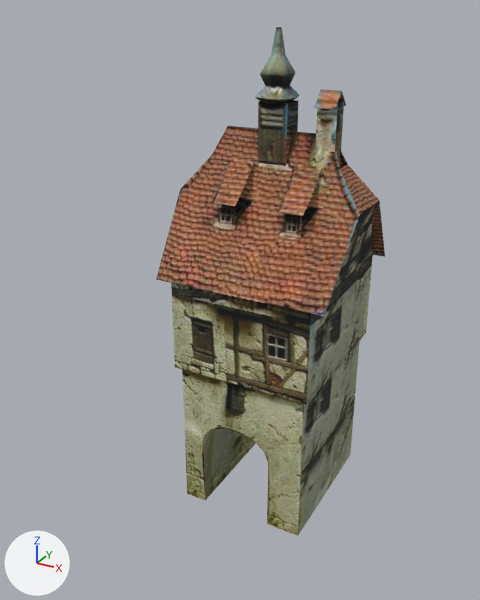
The glTF model guild-wars-web/resources/Models/t1.glb, before and after one commit.
Before and after are seen from a 50 mm camera at (2.56, -4.6, 4.63) aimed at (-0.11, 0.25, 2.2). The axes (+X, +Y, +Z) are drawn at lower left. The lights are the same throughout. The picture after the commit comes second. Vertices at exactly the same position are counted once.

The older version as bpy lines, for what is in view:
```python
me_plane_028 = bpy.data.meshes.new('Plane.028')
me_plane_028.from_pydata(...)  # 168 vertices, 206 faces; spans x -0.86..0.88, y -0.07..1.5, z 0.0..4.48
me_plane_028.materials.append(mat_h17)  # picture img_t3
ob_t3 = bpy.data.objects.new('t3', me_plane_028)
ob_t3.location = (0.0, 0.0, 0.0)
```
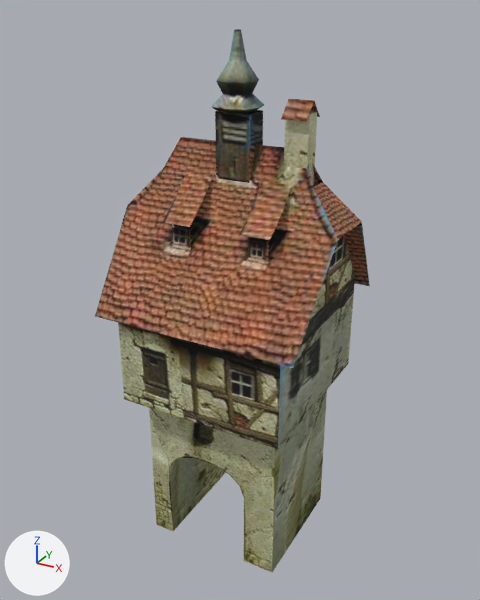
Pixel boxes (x1, y1, x2, y2) of what changed, in the pictures (480 x 600 px; the box of a moved part takes in the faces that stretch with it):
't3', reshaped (20% wider, 7% taller): before (156, 27, 385, 536); after (95, 29, 370, 572)
part 1 of me_plane_028, moved or reshaped: before (220, 204, 235, 228); after (172, 224, 191, 250)
part 2 of me_plane_028, moved or reshaped: before (212, 157, 256, 206); after (163, 171, 214, 227)
part 3 of me_plane_028, moved or reshaped: before (284, 213, 302, 239); after (248, 236, 269, 265)
part 4 of me_plane_028, moved or reshaped: before (278, 164, 322, 216); after (240, 181, 292, 240)
part 5 of me_plane_028, moved or reshaped: before (258, 100, 299, 166); after (215, 110, 263, 183)
part 6 of me_plane_028, moved or reshaped: before (316, 101, 344, 167); after (284, 111, 317, 184)
part 7 of me_plane_028, moved or reshaped: before (314, 89, 346, 109); after (281, 99, 320, 122)
part 8 of me_plane_028, moved or reshaped: before (255, 27, 300, 104); after (211, 29, 264, 114)
part 9 of me_plane_028, moved or reshaped: before (156, 126, 385, 536); after (95, 137, 370, 572)

The change in detail:
me_plane_028 is used by ob_t3; location (0.0, 0.0, 0.0).
me_plane_028 had 168 vertices, 206 faces and spanned x -0.86..0.88, y -0.07..1.5, z 0.0..4.48.
me_plane_028 now has 168 vertices, 206 faces and spans x -0.94..0.96, y -0.84..0.89, z 0.0..4.48.
me_plane_028 part 1: the loose piece of 4 vertices spanning x -0.33..-0.18, y 0.28, z 2.86..3.07 is moved by (-0.03, -0.68, 0.0).
me_plane_028 part 2: the loose piece of 6 vertices spanning x -0.38..-0.15, y 0.24..0.61, z 3.07..3.41 is moved by (-0.03, -0.68, 0.0).
me_plane_028 part 3: the loose piece of 4 vertices spanning x 0.3..0.45, y 0.28, z 2.86..3.07 is moved by (0.03, -0.68, 0.0).
me_plane_028 part 4: the loose piece of 6 vertices spanning x 0.24..0.48, y 0.25..0.61, z 3.07..3.41 is scaled about its middle by (1.09, 1, 1), then moved by (0.03, -0.68, 0.0).
me_plane_028 part 5: the loose piece of 8 vertices spanning x -0.13..0.15, y 0.6..0.82, z 3.36..3.9 is scaled about its middle by (1.09, 1, 1), then moved by (0.0, -0.68, 0.0).
me_plane_028 part 6: the loose piece of 8 vertices spanning x 0.39..0.57, y 0.66..0.8, z 3.38..3.92 is moved by (0.04, -0.68, 0.0).
me_plane_028 part 7: the loose piece of 6 vertices spanning x 0.38..0.57, y 0.61..0.86, z 3.88..4.01 is moved by (0.04, -0.68, 0.0).
me_plane_028 part 8: the loose piece of 48 vertices spanning x -0.18..0.18, y 0.51..0.91, z 3.89..4.48 is scaled about its middle by (1.09, 1, 1), then moved by (-0.01, -0.68, 0.0).
me_plane_028 part 9: 58 of 168 vertices moved; they spanned x -0.86..0.88, y -0.07..1.5, z 0.0..3.66 and now span x -0.94..0.96, y -0.84..0.89, z 0.0..3.66; mean shift (-0.01, -0.68, -0.01); largest move (-0.38, 1.43, 0.75) -> (-0.42, 0.59, 0.75).
Other edits to the shape of me_plane_028 do not show in these pictures.
